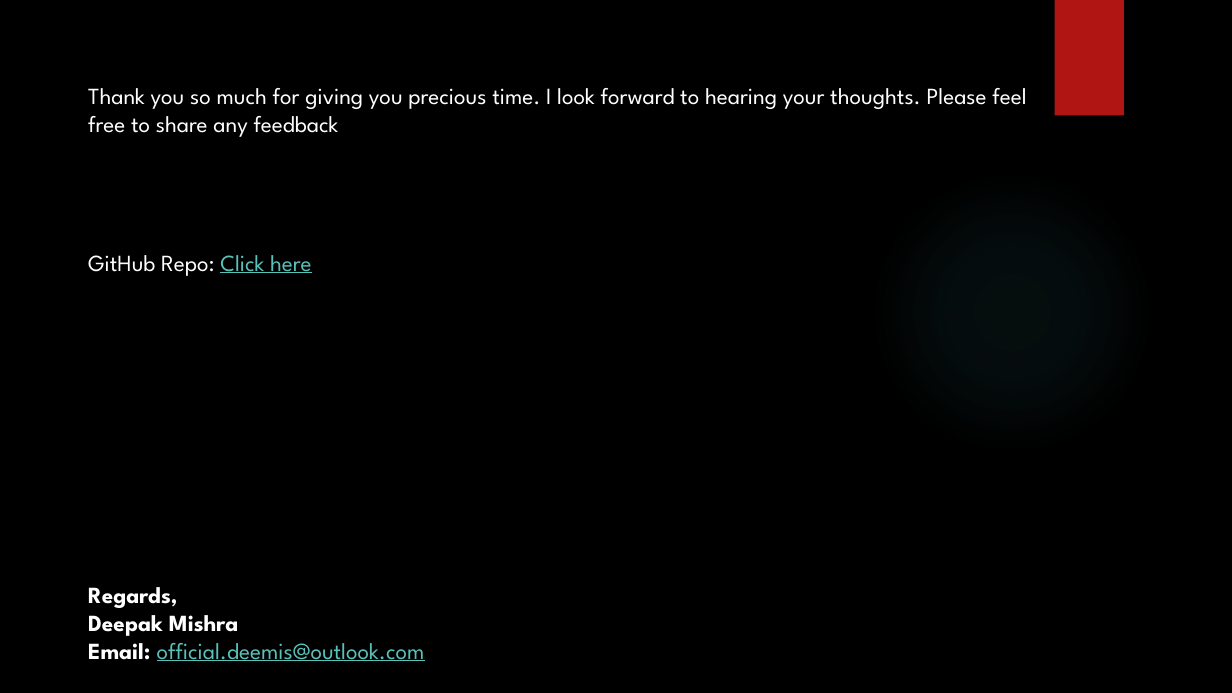
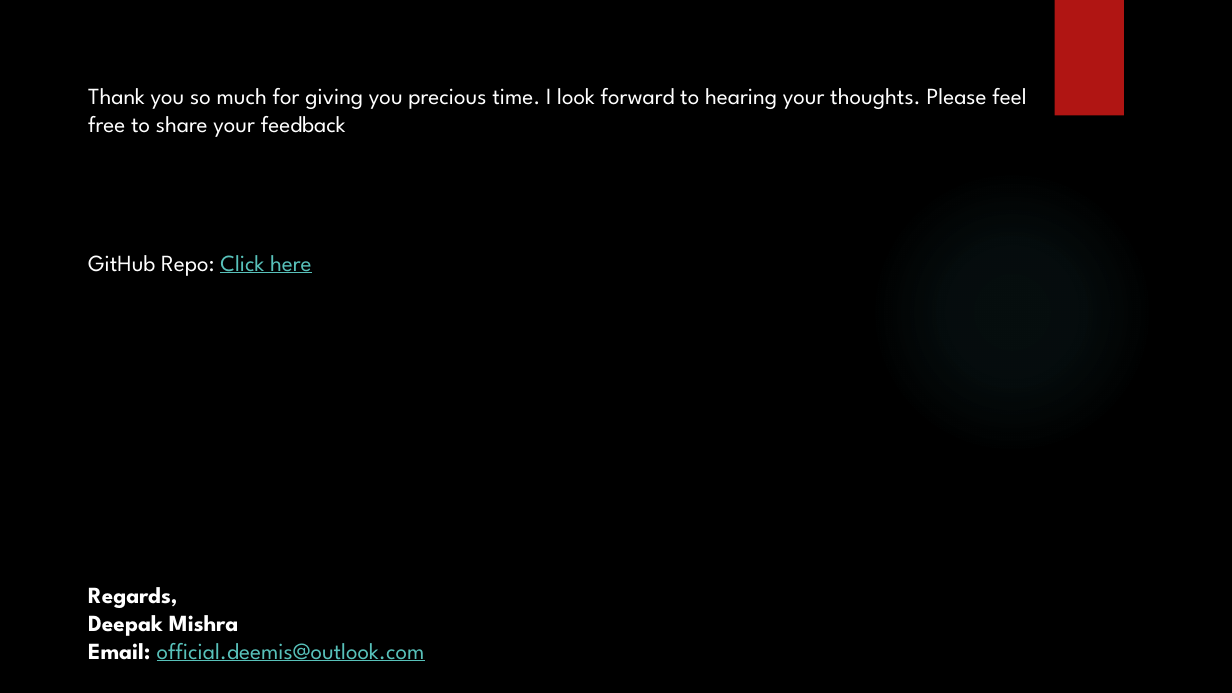
Before and after one commit to deemisofficial/Valuation_Velocity_Tracking_the_Explosive_Growth_of_Unicorn_Startups, a slide deck: slide 20 of Valuation Velocity.pptx. Drawn at 1232x693 pixels with LibreOffice and Linux fonts; fonts in the diff are those of the drawing; background and template pictures are left out. Boxes give left, top, right and bottom in pixels: in the first picture for what was removed or moved away, otherwise in the second. Text is boxed around its words. In the diff, an @@ line names an element or a change of style, - is before the commit and + after.

```diff
--- a/Valuation Velocity.pptx
+++ b/Valuation Velocity.pptx
@@ text at (88, 88, 1026, 137): text changed @@
-Thank you so much for giving you precious time. I look forward to hearing your thoughts. Please feel free to share any feedback
+Thank you so much for giving you precious time. I look forward to hearing your thoughts. Please feel free to share your feedback
```
